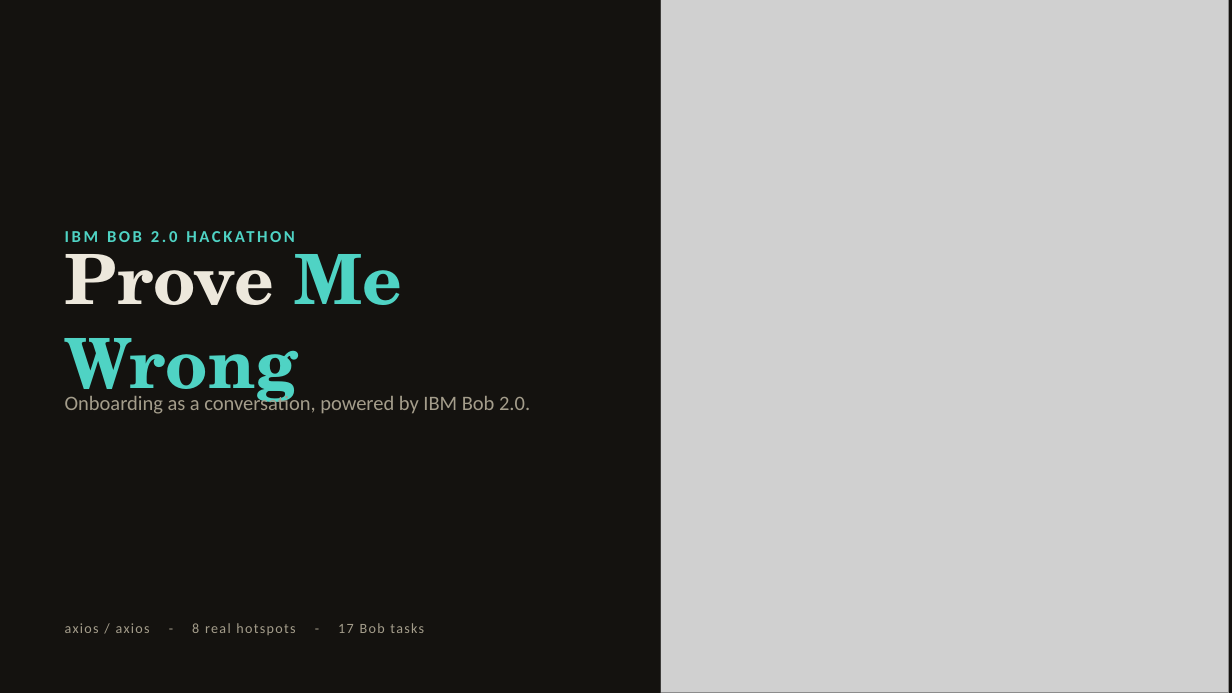
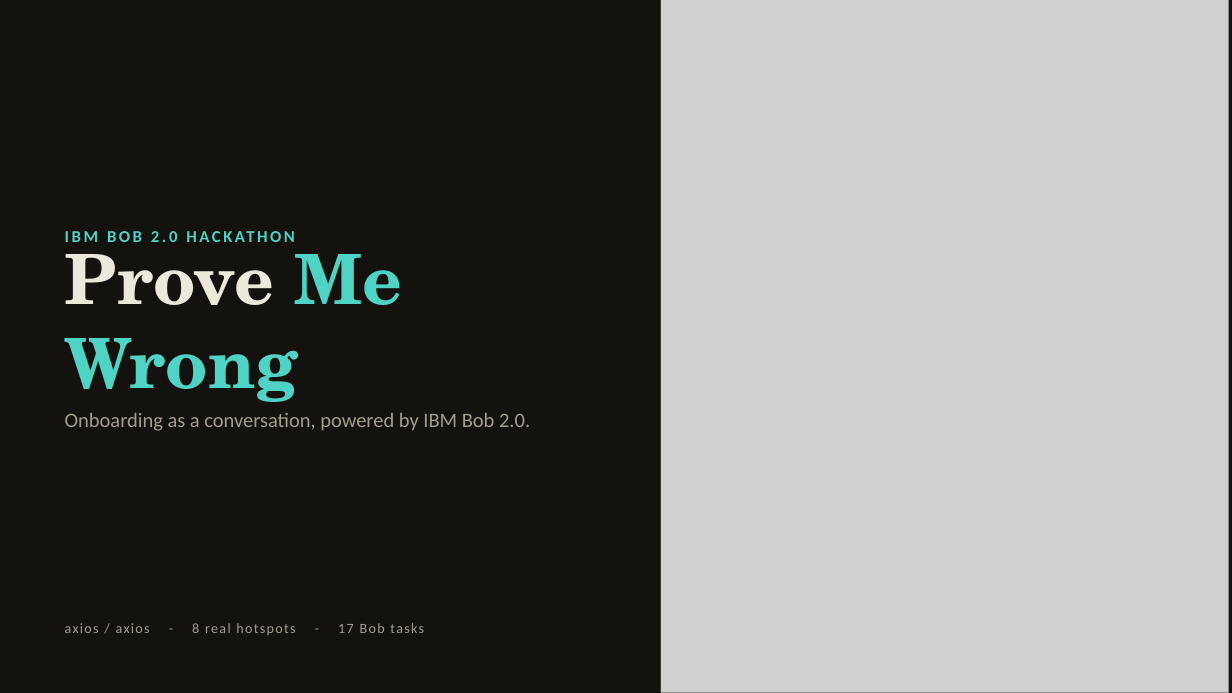
Before and after one commit to jeretc/prove-me-wrong, a slide deck: slide 1 of presentation/prove-me-wrong-deck.pptx. Drawn at 1232x693 pixels with LibreOffice and Linux fonts; fonts in the diff are those of the drawing; grey boxes stand for pictures. Boxes give left, top, right and bottom in pixels: in the first picture for what was removed or moved away, otherwise in the second. Text is boxed around its words. In the diff, an @@ line names an element or a change of style, - is before the commit and + after.

```diff
--- a/presentation/prove-me-wrong-deck.pptx
+++ b/presentation/prove-me-wrong-deck.pptx
@@ text "Onboarding as a conversation, powered ...": place and size @@
-text "Onboarding as a conversation, powered ..." at bbox=[65, 393, 530, 414]
+text "Onboarding as a conversation, powered ..." at bbox=[65, 413, 530, 431]
```
Also in this commit, not shown: 1 other slide changed.
